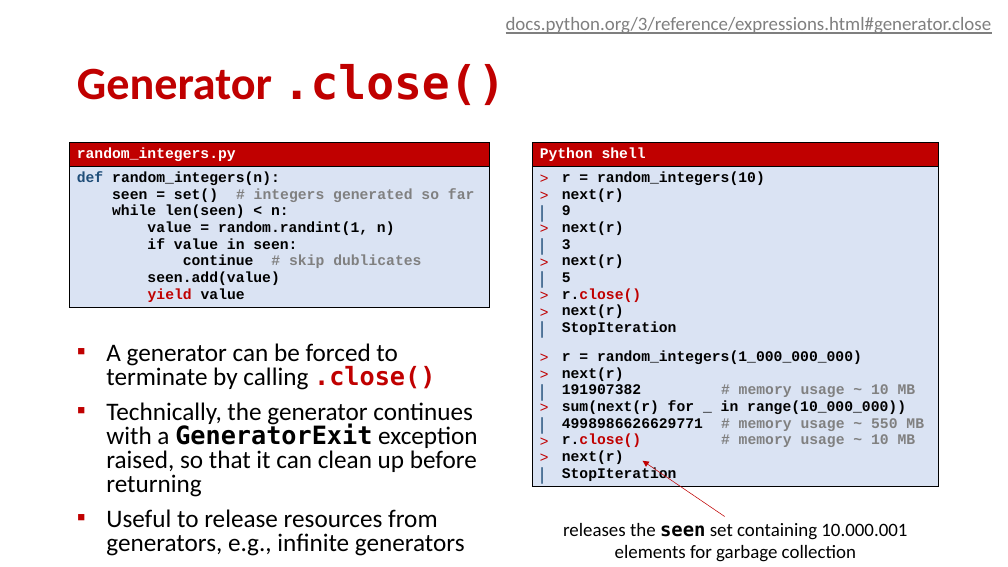
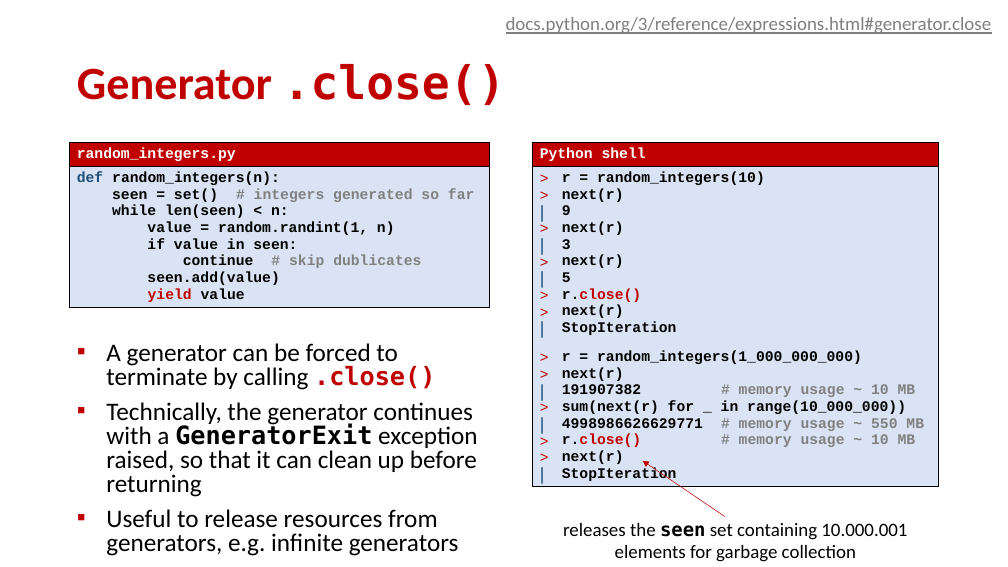
Before and after one commit to gsbrodal/gsbrodal.github.io, a slide deck: slide 26 of ipsa/slides/generator.pptx. Drawn at 1008x567 pixels with LibreOffice and Linux fonts; fonts in the diff are those of the drawing. Boxes give left, top, right and bottom in pixels: in the first picture for what was removed or moved away, otherwise in the second. Text is boxed around its words. In the diff, an @@ line names an element or a change of style, - is before the commit and + after.

Commit message:
exercises.html all-slides-with-answers.pdf all-slides.pdf basics.pdf basics.pptx control.pdf control.pptx generator.pdf generator.pptx introduction.pdf introduction.pptx operations.pdf operations.pptx tuple.pdf tuple.pptx

```diff
--- a/ipsa/slides/generator.pptx
+++ b/ipsa/slides/generator.pptx
@@ text at box(106, 509, 459, 556): text changed @@
-▪ Useful to release resources from generators, e.g., infinite generators
+▪ Useful to release resources from generators, e.g. infinite generators
```
Also in this commit, not shown: 1 other slide changed, 12 other files.
